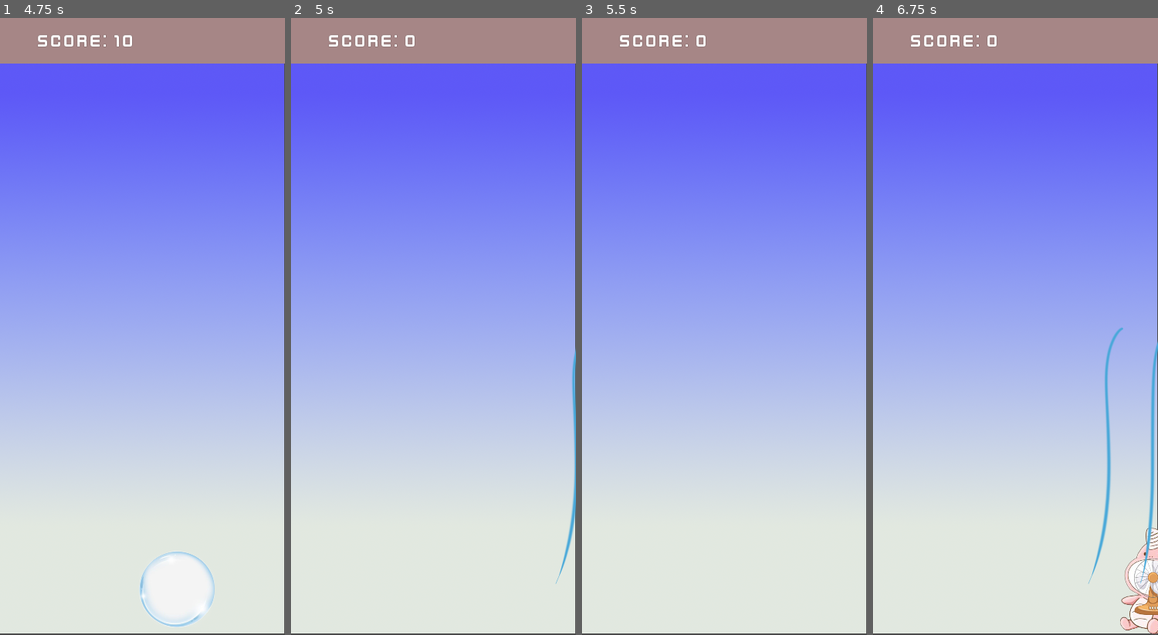
Above: before the commit, frames 1-4 (left to right).
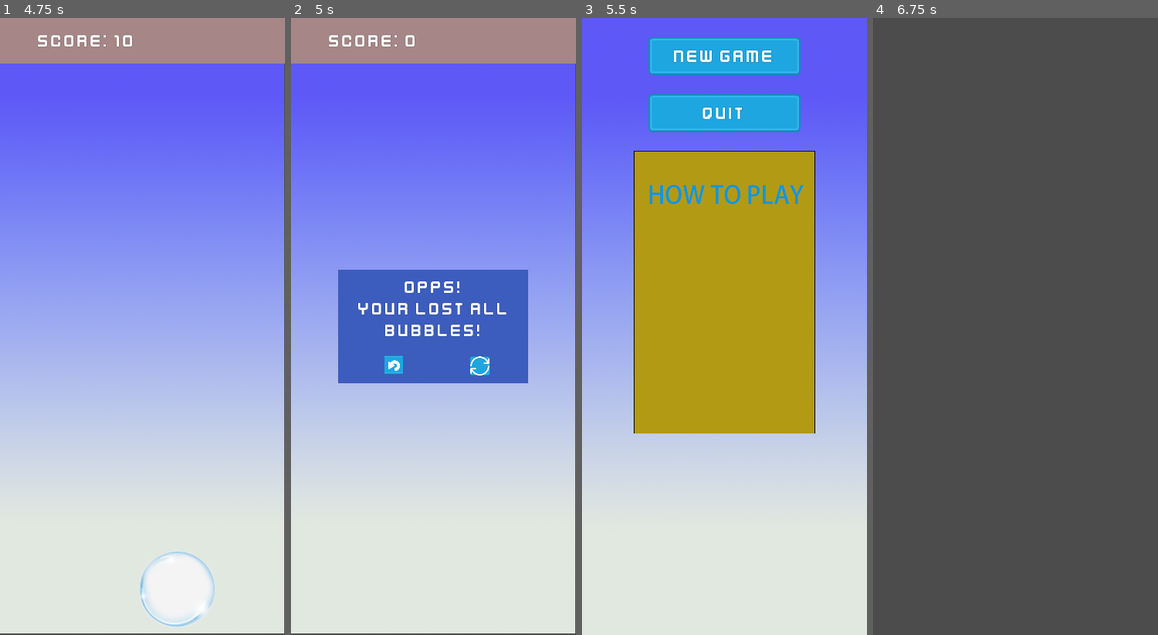
Above: after the commit, the same moments.

Repository: GGJ2024Team/GGJ2025Bubble
Game: Godot game, scene res://GameControl.tscn
Same seed, same stepped clock (60 frames per second), same inputs: the game is played once before the commit and once after it.
Inputs (mouse positions are in pixels of both pictures, inside the frame that each line leads up to):
- Up to frame 1 (4.75 s): click "New Game" at 0.5 s; hold D (move_right) 1.28-2.03 s; tap Q (gen_bubble) every 0.75 s from 1.35 to 4.35 s; hold A (move_left) 2.03-2.78 s; hold D (move_right) 2.78-4.28 s; hold A (move_left) from 4.28 s (still down)
- Up to frame 2 (5 s): keep holding A (move_left)
- Up to frame 3 (5.5 s): release A (move_left) at 5 s; click (684, 363) at 5.02 s
- Up to frame 4 (6.75 s): click (1015, 55) at 5.75 s, where only the run after the commit has a clickable "New Game"; tap Enter at 6.5 s; hold A (move_left) from 6.53 s (still down); tap Q (gen_bubble) at 6.6 s

Frame 1 is identical in both runs. In frame 2, 13% of the frame differs, in the area x 16-100%, y 40-92%; in frame 3, 41%; in frame 4, 100%, in the area x 0-100%, y 0-100%.
Error after the commit: Invalid set index 'name' (on base: 'previously freed instance') with value of type 'String'. (res://GameControl.gd:17)

Commit message:
[feature] 增加背景音乐；游戏结束后弹出返回和重新开始按钮

Diff:
--- a/Game.gd
+++ b/Game.gd
@@ -1,18 +1,24 @@
 extends Node2D
 
-
+var game_started = false
 var score = 0
 onready var score_label = $UI/HUD/ColorRect/Score
 onready var http_request = $HTTPRequest
 
+signal return_to_main_menu
+signal game_restart
+
 func _ready():
-    pass
-
+    connect("return_to_main_menu", get_parent(), "load_main_menu")
+    connect("game_restart", get_parent(), "load_game")
 
 func update_score(score_chg):
     score += score_chg
     score_label.text = "SCORE: " + str(score)
-    on_game_end()
+    if not game_started and score > 0:
+        game_started = true
+    if game_started and score <= 0:
+        on_game_end()
 
 func on_game_end():
     print("on_game_end()")
@@ -21,9 +27,24 @@
     if result != OK:
         print("Failed to request URL:", url)
     http_request.connect("request_completed", self, "_on_request_completed")
+    get_node("Character").queue_free()
+    var game_end = load("res://GameEnd.tscn").instance()
+    var return_button = game_end.get_node("ColorRect/Return")
+    var restart_button = game_end.get_node("ColorRect/Restart")
+    get_node("UI").add_child(game_end)
+    return_button.connect("pressed", self, "on_return")
+    restart_button.connect("pressed", self, "on_restart")
+
 
 func _on_request_completed(result, response_code, headers, body):
     if response_code == 200:
         print("Response:", body.get_string_from_utf8().substr(0, 100))
     else:
         print("Request failed with response code:", response_code)
+
+func on_return():
+    emit_signal("return_to_main_menu")
+    queue_free()
+
+func on_restart():
+    emit_signal("game_restart")
--- a/GameControl.gd
+++ b/GameControl.gd
@@ -2,17 +2,26 @@
 
 var game_scene
 func _ready():
+    load_main_menu()
+
+func load_main_menu():
+    var main_menu = load("res://MainMenu.tscn").instance()
+    add_child(main_menu)
     var new_game = get_node("MainMenu/MarginContainer/VBoxContainer/Newgame")
     var quit = get_node("MainMenu/MarginContainer/VBoxContainer/Quit")
     new_game.connect("pressed", self, "on_new_game_pressed")
     quit.connect("pressed", self, "on_quit_pressed")
 
+func load_game():
+    if game_scene != null:
+        game_scene.name = "GameRemoved"
+        game_scene.queue_free()
+    game_scene = load("res://Game.tscn").instance()
+    add_child(game_scene)
+
 func on_new_game_pressed():
     get_node("MainMenu").queue_free()
-    game_scene = load("res://Game.tscn").instance()
-#    game_scene.connect("game_finished", self, "unload_game")
-#    game_scene.connect("game_restart", self, "restart_game")
-    add_child(game_scene)
+    load_game()
 
 func on_quit_pressed():
     get_tree().quit()
--- a/GameControl.tscn
+++ b/GameControl.tscn
@@ -1,9 +1,11 @@
 [gd_scene load_steps=3 format=2]
 
-[ext_resource path="res://MainMenu.tscn" type="PackedScene" id=1]
 [ext_resource path="res://GameControl.gd" type="Script" id=2]
+[ext_resource path="res://assets/happy-xmas-happy-new-year-2025-271088.mp3" type="AudioStream" id=3]
 
 [node name="GameControl" type="Node"]
 script = ExtResource( 2 )
 
-[node name="MainMenu" parent="." instance=ExtResource( 1 )]
+[node name="AudioStreamPlayer2D" type="AudioStreamPlayer2D" parent="."]
+stream = ExtResource( 3 )
+autoplay = true
--- /dev/null
+++ b/GameEnd.tscn
@@ -0,0 +1,75 @@
+[gd_scene load_steps=7 format=2]
+
+[ext_resource path="res://Assets/Fonts/Kenney Future Narrow.ttf" type="DynamicFontData" id=1]
+[ext_resource path="res://assets/UI/return.png" type="Texture" id=2]
+[ext_resource path="res://assets/UI/restart.png" type="Texture" id=3]
+[ext_resource path="res://assets/UI/blue_button03.png" type="Texture" id=4]
+[ext_resource path="res://assets/UI/blue_button05.png" type="Texture" id=5]
+
+[sub_resource type="DynamicFont" id=1]
+size = 50
+outline_size = 1
+outline_color = Color( 0, 0, 0, 0.235294 )
+use_filter = true
+font_data = ExtResource( 1 )
+
+[node name="GameEnd" type="Control"]
+anchor_right = 1.0
+anchor_bottom = 1.0
+
+[node name="ColorRect" type="ColorRect" parent="."]
+anchor_left = 0.5
+anchor_top = 0.5
+anchor_right = 0.5
+anchor_bottom = 0.5
+margin_left = -250.0
+margin_top = -150.0
+margin_right = 250.0
+margin_bottom = 150.0
+rect_min_size = Vector2( 500, 300 )
+color = Color( 0.239216, 0.368627, 0.74902, 1 )
+
+[node name="Label" type="Label" parent="ColorRect"]
+margin_left = 1.0
+margin_top = 19.0
+margin_right = 501.0
+margin_bottom = 319.0
+rect_min_size = Vector2( 200, 300 )
+custom_fonts/font = SubResource( 1 )
+text = "Opps!
+Your Lost all bubbles!"
+align = 1
+autowrap = true
+clip_text = true
+
+[node name="Return" type="TextureButton" parent="ColorRect"]
+margin_left = 120.0
+margin_top = 226.0
+margin_right = 170.0
+margin_bottom = 276.0
+rect_min_size = Vector2( 50, 50 )
+texture_normal = ExtResource( 4 )
+texture_pressed = ExtResource( 5 )
+expand = true
+
+[node name="TextureRect" type="TextureRect" parent="ColorRect/Return"]
+anchor_right = 1.0
+anchor_bottom = 1.0
+texture = ExtResource( 2 )
+expand = true
+
+[node name="Restart" type="TextureButton" parent="ColorRect"]
+margin_left = 347.0
+margin_top = 229.0
+margin_right = 397.0
+margin_bottom = 279.0
+rect_min_size = Vector2( 50, 50 )
+texture_normal = ExtResource( 4 )
+texture_pressed = ExtResource( 5 )
+expand = true
+
+[node name="TextureRect" type="TextureRect" parent="ColorRect/Restart"]
+anchor_right = 1.0
+anchor_bottom = 1.0
+texture = ExtResource( 3 )
+expand = true
Binary file added: assets/UI/restart.png
Not shown, added: assets/UI/restart.png.import
Binary file added: assets/UI/return.png
Not shown, added: assets/UI/return.png.import
Not shown, added: assets/happy-xmas-happy-new-year-2025-271088.mp3.import
Not shown, added: assets/happy-xmas-happy-new-year-2025-271088.mp3
